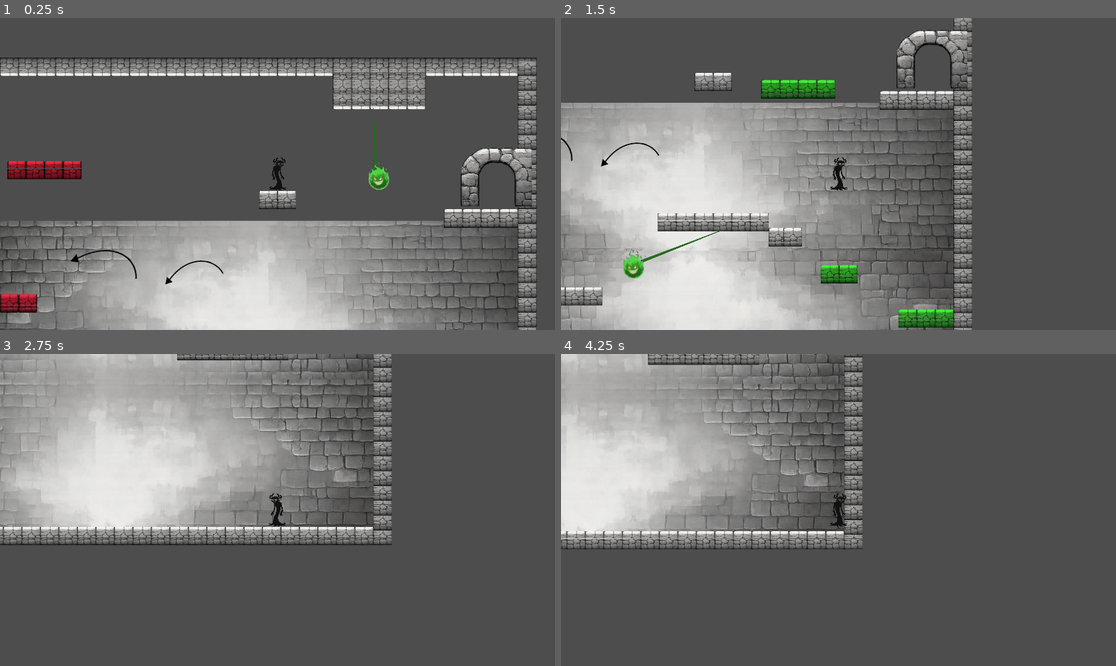
Above: before the commit, frames 1-4 (two rows, left to right).
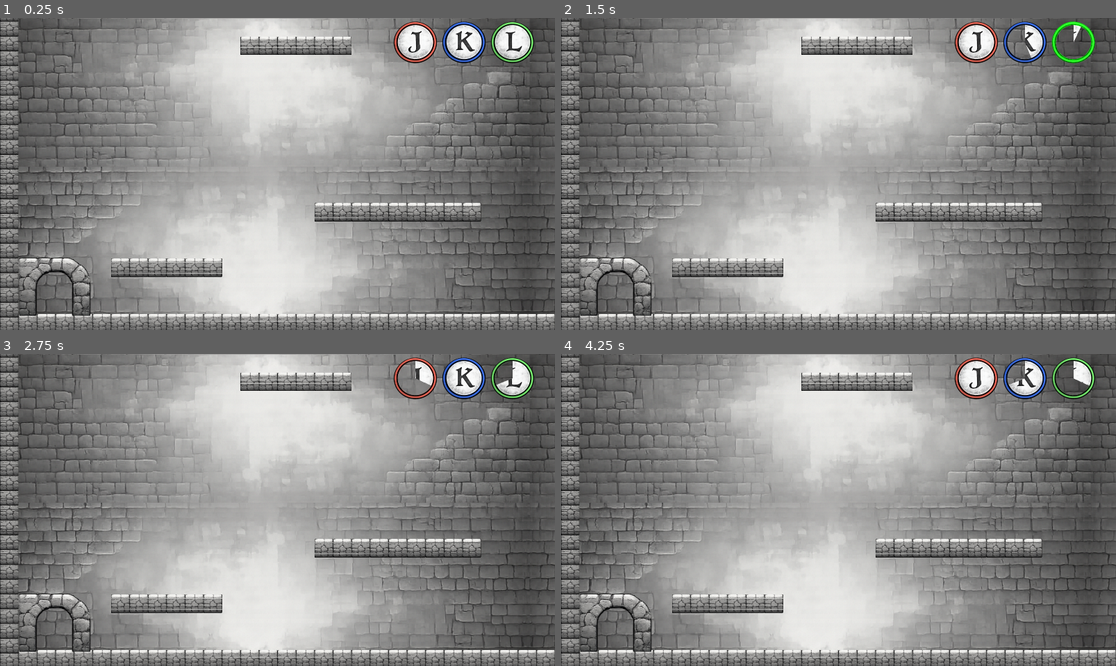
Above: after the commit, the same moments.

Repository: Luciosv/run-mask
Game: Godot game, scene res://scenes/tutorialLayers.tscn
Same seed, same stepped clock (60 frames per second), same inputs: the game is played once before the commit and once after it. Before the commit the project starts from res://scenes/tutorial.tscn.
Inputs:
- Up to frame 1 (0.25 s): no input
- Up to frame 2 (1.5 s): hold D (right) from 0.53 s (still down); tap K (blue_color) at 0.6 s; tap Space (jump) at 0.77 s; tap L (green_color) at 1.35 s
- Up to frame 3 (2.75 s): tap Space (jump) at 1.52 s; release D (right) at 2.03 s; hold A (left) from 2.03 s (still down); tap J (red_color) at 2.1 s
- Up to frame 4 (4.25 s): release A (left) at 2.78 s; hold D (right) from 2.78 s (still down); tap K (blue_color) at 2.85 s; tap Space (jump) at 3.02, 3.77 s; tap L (green_color) at 3.6 s

The runs differ from the first frame. In frame 1, 72% of the frame differs, in the area x 0-100%, y 0-100%; in frame 2, 77%; in frame 3, 79%; in frame 4, 79%.

Commit message:
JKL buttons

Diff:
--- a/project.godot
+++ b/project.godot
@@ -11,7 +11,7 @@
 [application]
 
 config/name="RunMask"
-run/main_scene="uid://c2mr650v1wblg"
+run/main_scene="uid://c1a17mpvyxhuw"
 config/features=PackedStringArray("4.6", "Mobile")
 config/icon="res://icon.svg"
 
--- a/scenes/tutorialLayers.tscn
+++ b/scenes/tutorialLayers.tscn
@@ -8,6 +8,11 @@
 [ext_resource type="Texture2D" uid="uid://7fkrnlqdexu8" path="res://art/Sprites/Hoja1.png" id="5_x1bfg"]
 [ext_resource type="Texture2D" uid="uid://cyiv6khc5jw47" path="res://art/Sprites/Hoja2.png" id="6_lo2j2"]
 [ext_resource type="Texture2D" uid="uid://j6hg53m5dt7w" path="res://addons/kenney_particle_pack/flare_01.png" id="6_wfn75"]
+[ext_resource type="Script" uid="uid://pg5wg5fob132" path="res://scripts/buttons/letter_button.gd" id="10_ime57"]
+[ext_resource type="Texture2D" uid="uid://dknewfbvpybps" path="res://art/Sprites/Circle.png" id="11_slh72"]
+[ext_resource type="Texture2D" uid="uid://dolnbetu8jvir" path="res://art/Sprites/K.png" id="12_h68db"]
+[ext_resource type="Texture2D" uid="uid://6838085xpye" path="res://art/Sprites/J.png" id="12_u6chy"]
+[ext_resource type="Texture2D" uid="uid://b185rj4dbke7i" path="res://art/Sprites/L.png" id="13_k0oli"]
 
 [sub_resource type="TileSetAtlasSource" id="TileSetAtlasSource_8ho6b"]
 texture = ExtResource("1_x7myj")
@@ -1260,6 +1265,7 @@
 tile_set = SubResource("TileSet_6yjpi")
 
 [node name="Masks" type="Node2D" parent="." unique_id=1515497194]
+visible = false
 
 [node name="Blue" type="CanvasModulate" parent="Masks" unique_id=255894706]
 visible = false
@@ -1377,3 +1383,94 @@
 scale_amount_min = 0.1
 scale_amount_max = 0.2
 color = Color(4.2177343, 2.1530359, 0, 1)
+
+[node name="LetterButtonManager" type="Control" parent="." unique_id=1682048259]
+layout_mode = 3
+anchors_preset = 1
+anchor_left = 1.0
+anchor_right = 1.0
+offset_right = 1920.0
+offset_bottom = 1080.0
+grow_horizontal = 0
+
+[node name="ButtonJ" type="Control" parent="LetterButtonManager" unique_id=211647402]
+anchors_preset = 0
+offset_left = 1360.0
+offset_top = 8.0
+offset_right = 1360.0
+offset_bottom = 8.0
+scale = Vector2(0.6, 0.6)
+script = ExtResource("10_ime57")
+base_color = Color(1, 0.43529412, 0.36862746, 1)
+glow_color = Color(18.892157, 0, 0, 1)
+
+[node name="CooldownBar" type="TextureProgressBar" parent="LetterButtonManager/ButtonJ" unique_id=105012954]
+layout_mode = 0
+offset_right = 259.0
+offset_bottom = 255.0
+value = 100.0
+fill_mode = 4
+texture_progress = ExtResource("12_u6chy")
+
+[node name="Border" type="TextureRect" parent="LetterButtonManager/ButtonJ" unique_id=1551396813]
+modulate = Color(1, 0.43659723, 0.36793825, 1)
+layout_mode = 0
+offset_left = -5.0
+offset_right = 260.0
+offset_bottom = 255.0
+texture = ExtResource("11_slh72")
+
+[node name="ButtonK" type="Control" parent="LetterButtonManager" unique_id=1826209788]
+anchors_preset = 0
+offset_left = 1528.0001
+offset_top = 8.0
+offset_right = 1528.0001
+offset_bottom = 8.0
+scale = Vector2(0.6, 0.6)
+script = ExtResource("10_ime57")
+my_mask = 1
+base_color = Color(0.2509804, 0.4745098, 1, 1)
+glow_color = Color(0, 0, 18.892157, 1)
+
+[node name="CooldownBar" type="TextureProgressBar" parent="LetterButtonManager/ButtonK" unique_id=504445379]
+layout_mode = 0
+offset_left = -0.00024414063
+offset_right = 257.99976
+offset_bottom = 255.0
+value = 100.0
+fill_mode = 4
+texture_progress = ExtResource("12_h68db")
+
+[node name="Border" type="TextureRect" parent="LetterButtonManager/ButtonK" unique_id=1005975573]
+modulate = Color(0.25197834, 0.4727887, 1, 1)
+layout_mode = 0
+offset_left = -5.0
+offset_right = 260.0
+offset_bottom = 255.0
+texture = ExtResource("11_slh72")
+
+[node name="ButtonL" type="Control" parent="LetterButtonManager" unique_id=1537015398]
+anchors_preset = 0
+offset_left = 1696.0
+offset_top = 8.0
+offset_right = 1696.0
+offset_bottom = 8.0
+scale = Vector2(0.6, 0.6)
+script = ExtResource("10_ime57")
+my_mask = 2
+base_color = Color(0.5019608, 1, 0.47058824, 1)
+glow_color = Color(0, 18.892157, 0, 1)
+
+[node name="CooldownBar" type="TextureProgressBar" parent="LetterButtonManager/ButtonL" unique_id=246305134]
+layout_mode = 0
+value = 100.0
+fill_mode = 4
+texture_progress = ExtResource("13_k0oli")
+
+[node name="Border" type="TextureRect" parent="LetterButtonManager/ButtonL" unique_id=1129757947]
+modulate = Color(0.50365895, 0.99999994, 0.47171986, 1)
+layout_mode = 0
+offset_left = -5.0
+offset_right = 260.0
+offset_bottom = 255.0
+texture = ExtResource("11_slh72")
--- /dev/null
+++ b/scenes/ui.tscn
@@ -0,0 +1,106 @@
+[gd_scene format=3 uid="uid://deb4joiwubg0a"]
+
+[ext_resource type="Script" uid="uid://pg5wg5fob132" path="res://scripts/buttons/letter_button.gd" id="1_wm3ai"]
+[ext_resource type="Texture2D" uid="uid://6838085xpye" path="res://art/Sprites/J.png" id="2_8dubc"]
+[ext_resource type="Texture2D" uid="uid://dknewfbvpybps" path="res://art/Sprites/Circle.png" id="3_p7vwb"]
+[ext_resource type="Texture2D" uid="uid://dolnbetu8jvir" path="res://art/Sprites/K.png" id="4_ktti3"]
+[ext_resource type="Texture2D" uid="uid://b185rj4dbke7i" path="res://art/Sprites/L.png" id="5_cgfq5"]
+
+[node name="UI" type="Control" unique_id=502757292]
+layout_mode = 3
+anchors_preset = 15
+anchor_right = 1.0
+anchor_bottom = 1.0
+grow_horizontal = 2
+grow_vertical = 2
+
+[node name="LetterButtonManager" type="Control" parent="." unique_id=1783074883]
+layout_mode = 1
+anchors_preset = 1
+anchor_left = 1.0
+anchor_right = 1.0
+offset_right = 1920.0
+offset_bottom = 1080.0
+grow_horizontal = 0
+
+[node name="ButtonJ" type="Control" parent="LetterButtonManager" unique_id=748564733]
+anchors_preset = 0
+offset_left = 1360.0
+offset_top = 8.0
+offset_right = 1360.0
+offset_bottom = 8.0
+scale = Vector2(0.6, 0.6)
+script = ExtResource("1_wm3ai")
+base_color = Color(1, 0.43529412, 0.36862746, 1)
+glow_color = Color(18.892157, 0, 0, 1)
+
+[node name="CooldownBar" type="TextureProgressBar" parent="LetterButtonManager/ButtonJ" unique_id=2049606673]
+layout_mode = 0
+offset_right = 259.0
+offset_bottom = 255.0
+value = 100.0
+fill_mode = 4
+texture_progress = ExtResource("2_8dubc")
+
+[node name="Border" type="TextureRect" parent="LetterButtonManager/ButtonJ" unique_id=226677678]
+modulate = Color(1, 0.43659723, 0.36793825, 1)
+layout_mode = 0
+offset_left = -5.0
+offset_right = 260.0
+offset_bottom = 255.0
+texture = ExtResource("3_p7vwb")
+
+[node name="ButtonK" type="Control" parent="LetterButtonManager" unique_id=2141927629]
+anchors_preset = 0
+offset_left = 1528.0001
+offset_top = 8.0
+offset_right = 1528.0001
+offset_bottom = 8.0
+scale = Vector2(0.6, 0.6)
+script = ExtResource("1_wm3ai")
+my_mask = 1
+base_color = Color(0.2509804, 0.4745098, 1, 1)
+glow_color = Color(0, 0, 18.892157, 1)
+
+[node name="CooldownBar" type="TextureProgressBar" parent="LetterButtonManager/ButtonK" unique_id=1859616412]
+layout_mode = 0
+offset_left = -0.00024414063
+offset_right = 257.99976
+offset_bottom = 255.0
+value = 100.0
+fill_mode = 4
+texture_progress = ExtResource("4_ktti3")
+
+[node name="Border" type="TextureRect" parent="LetterButtonManager/ButtonK" unique_id=523113180]
+modulate = Color(0.25197834, 0.4727887, 1, 1)
+layout_mode = 0
+offset_left = -5.0
+offset_right = 260.0
+offset_bottom = 255.0
+texture = ExtResource("3_p7vwb")
+
+[node name="ButtonL" type="Control" parent="LetterButtonManager" unique_id=819492296]
+anchors_preset = 0
+offset_left = 1696.0
+offset_top = 8.0
+offset_right = 1696.0
+offset_bottom = 8.0
+scale = Vector2(0.6, 0.6)
+script = ExtResource("1_wm3ai")
+my_mask = 2
+base_color = Color(0.5019608, 1, 0.47058824, 1)
+glow_color = Color(0, 18.892157, 0, 1)
+
+[node name="CooldownBar" type="TextureProgressBar" parent="LetterButtonManager/ButtonL" unique_id=1009001800]
+layout_mode = 0
+value = 100.0
+fill_mode = 4
+texture_progress = ExtResource("5_cgfq5")
+
+[node name="Border" type="TextureRect" parent="LetterButtonManager/ButtonL" unique_id=1900670105]
+modulate = Color(0.50365895, 0.99999994, 0.47171986, 1)
+layout_mode = 0
+offset_left = -5.0
+offset_right = 260.0
+offset_bottom = 255.0
+texture = ExtResource("3_p7vwb")
--- /dev/null
+++ b/scripts/buttons/letter_button.gd
@@ -0,0 +1,69 @@
+extends Control
+
+@export var my_mask : MaskManager.ColorMask
+@export var base_color : Color = Color.WHITE  # Color base del borde
+@export var glow_color : Color  # Color del resplandor
+@export var cooldown_time : float = 2.0
+@export var glow_duration : float = 0.3  # Duración del destello en segundos
+
+@onready var border : TextureRect = $Border
+@onready var cooldown_bar : TextureProgressBar = $CooldownBar
+@onready var mask_manager : MaskManager = get_node("/root/Mask")
+
+var cooling_down := false
+var cooldown_left := 0.0
+
+func _ready():
+	# Configurar estado inicial del borde con su color base
+	border.modulate = base_color
+
+	# Configurar la barra de cooldown
+	cooldown_bar.min_value = 0
+	cooldown_bar.max_value = 100
+	cooldown_bar.value = 100  # Empieza llena (lista para usar)
+
+	# Configurar para llenar en sentido horario desde las 12
+	cooldown_bar.fill_mode = TextureProgressBar.FILL_CLOCKWISE
+
+	# Conectar señal del MaskManager
+	mask_manager.changed_mask.connect(_on_mask_changed)
+
+func _on_mask_changed(mask : MaskManager.ColorMask) -> void:
+	# Si la máscara cambiada coincide con la nuestra, activar
+	if mask == my_mask:
+		# Solo resplandece el borde correspondiente
+		create_glow_flash()
+
+		# Si no está en cooldown, iniciar cooldown
+		if not cooling_down:
+			start_cooldown()
+
+func start_cooldown():
+	cooling_down = true
+	cooldown_left = cooldown_time
+	cooldown_bar.value = 0  # Empieza vacía
+
+func create_glow_flash():
+	# Resplandor instantáneo del borde
+	border.modulate = glow_color
+
+	# Crear tween para volver al color base
+	var tween = create_tween()
+	tween.tween_property(border, "modulate", base_color, glow_duration)
+
+func _process(delta: float) -> void:
+	if not cooling_down:
+		return
+
+	# Reducir el cooldown
+	cooldown_left -= delta
+
+	# Calcular progreso: va de 0 a 100 mientras cooldown_left va de cooldown_time a 0
+	var progress = ((cooldown_time - cooldown_left) / cooldown_time) * 100.0
+	cooldown_bar.value = progress
+
+	# Cuando termina el cooldown
+	if cooldown_left <= 0:
+		cooling_down = false
+		cooldown_bar.value = 100  # Llenarla completamente y mantenerla ahí
+		border.modulate = base_color  # Asegurar que esté en color base
Binary file added: art/Sprites/Circle.png
Not shown, added: art/Sprites/Circle.png.import
Binary file added: art/Sprites/J.png
Not shown, added: art/Sprites/J.png.import
Binary file added: art/Sprites/K.png
Not shown, added: art/Sprites/K.png.import
Binary file added: art/Sprites/L.png
Not shown, added: art/Sprites/L.png.import
Not shown, added: scripts/buttons/letter_button.gd.uid
